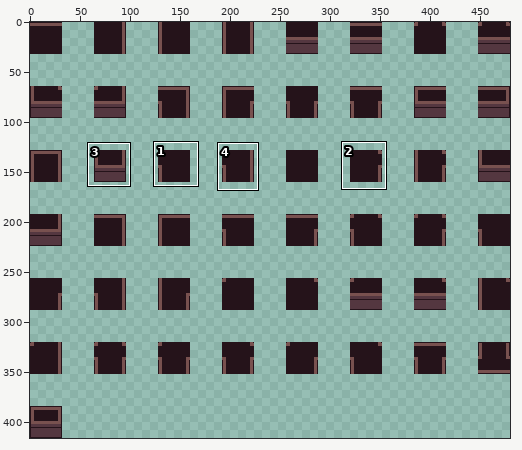
Sprite sheet: Assets/Tileset/TopDownWall.png. The first picture is a wide view before the edit; the outline marks the close-up.
Close-up. As it was:
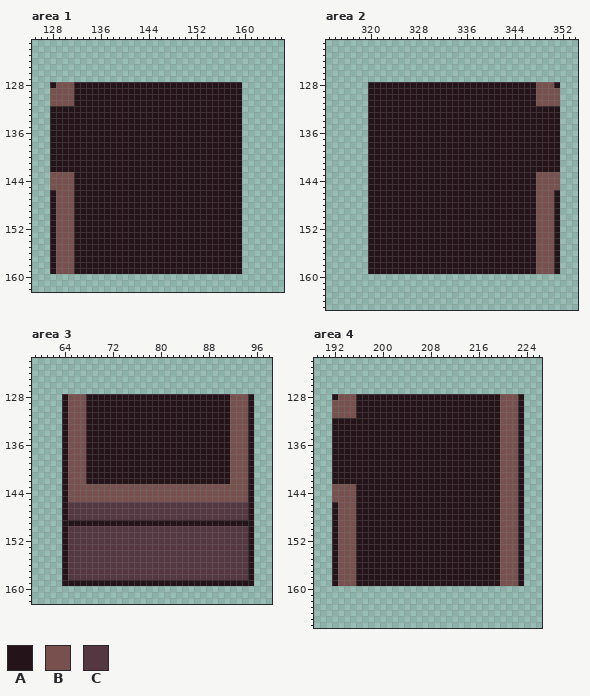
The file is 480x416 pixels. Shown: area 1: x 125..166, y 121..162; area 2: x 313..354, y 121..165; area 3: x 59..98, y 122..162; area 4: x 189..226, y 122..166. The commit also changed other parts of the picture, which this record leaves out.
Palette (. is transparent): A #25131a  B #78514f  C #543740
And afterwards:
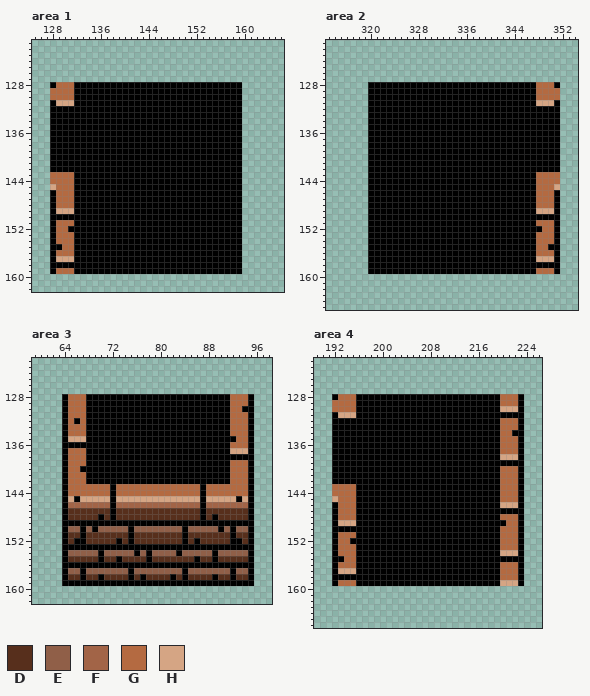
Colours new in this view: D #572f1c  E #905f48  F #a26447  G #b46a41  H #d5a584
Changes in this commit:
colour A: #25131a -> #000000
Changed rows in their new state; - is a pixel that keeps its letter.
Area 1:
first column x 128:
128 -GGG
129 GGGG
130 GGGG
131 AHHH
first column x 128:
143 GGGG
144 GGGG
145 HGGG
146 -GGG
147 -GGG
148 -GGG
149 -HHH
150 -AAA
151 -GGG
152 -GGA
153 -GGG
154 -GGG
155 -AGG
156 -GGG
157 -HHH
158 -AAA
159 -GGG
Area 2:
first column x 348:
128 GGG-
129 GGGG
130 GGGG
131 HHHA
first column x 348:
143 GGGG
144 GGGG
145 GGGH
146 GGG-
147 GGG-
148 GGG-
149 HHH-
150 AAA-
151 GGG-
152 AGG-
153 GGG-
154 GGG-
155 GGA-
156 GGG-
157 HHH-
158 AAA-
159 GGG-
Area 3:
first column x 65:
128 GGG------------------------GGG
129 GGG------------------------GGG
130 GGG------------------------GGA
131 GGG------------------------GGG
132 GAG------------------------GGG
133 GGG------------------------GGG
134 GGG------------------------GGG
135 HHH------------------------AGG
136 AAA------------------------GGG
137 GGG------------------------HHH
138 GGG------------------------AAA
139 GGG------------------------GGG
140 GGA------------------------GGG
141 GGG------------------------GGG
142 GGG------------------------GGG
143 GGGGGGGAGGGGGGGGGGGGGGAGGGGGGG
144 GGGGGGGAGGGGGGGGGGGGGGAGGGGGGG
145 HAHHHHHAHHHHHHHHHHHHHHAHHHHHAH
146 FFFFFFFAFFFFFFFFFFFFFFAFFFFFFF
147 DDDDDDDADDDDDDDDDDDDDDADDDDDDD
148 DDDDDADADDDDDDDDDDDDDDADADDDDD
150 EEAEAEEEEEAEEEEEEEEAEEEEEAEAEE
151 DDADDDDDDDADDDDDDDDADDDDDDDADD
152 DAADDDDDADADDDDDDDDADADDDDDAAD
153 AAAAAAAAAAAAAAAAAAAAAAAAAAAAAA
154 EEEEEAEEEEEAEAEEEEAEEEEEAEEEEE
155 DDDDDADDADDDDADDDDDDDADDADDDDD
156 AAAAAAAAAAAAAAAAAAAAAAAAAAAAAA
157 EEAEEEEEEEAEEEEEEEEAEEEEEEEAEE
158 DDADDADDDDADADDDDADADDDDADDADD
Area 4:
first column x 192:
128 -GGG------------------------GGG
129 GGGG------------------------GGG
130 GGGG------------------------HHH
131 AHHH------------------------AAA
132 ----------------------------GGG
133 ----------------------------GGG
134 ----------------------------GGA
135 ----------------------------GGG
136 ----------------------------GGG
137 ----------------------------GGG
138 ----------------------------HHH
139 ----------------------------AAA
140 ----------------------------GGG
141 ----------------------------GGG
142 ----------------------------GGG
143 GGGG------------------------GGG
144 GGGG------------------------GGG
145 HGGG------------------------GGG
146 -GGG------------------------HHH
147 -GGG------------------------AAA
148 -GGG------------------------GGG
149 -HHH------------------------AGG
150 -AAA------------------------GGG
151 -GGG------------------------GGG
152 -GGA------------------------GGG
153 -GGG------------------------GGG
154 -GGG------------------------HHH
155 -AGG------------------------AAA
156 -GGG------------------------GGG
157 -HHH------------------------GGG
158 -AAA------------------------GGG
159 -GGG------------------------HHH
